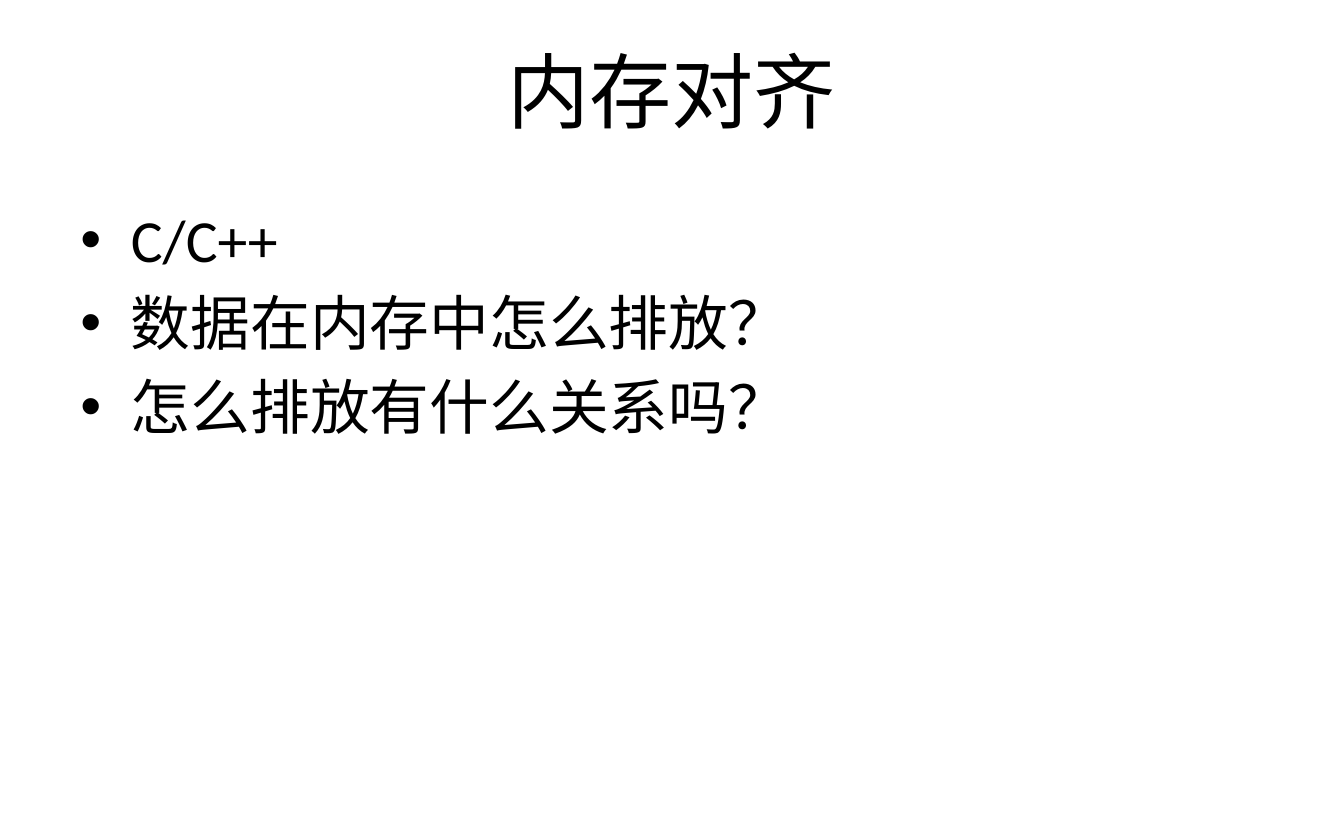
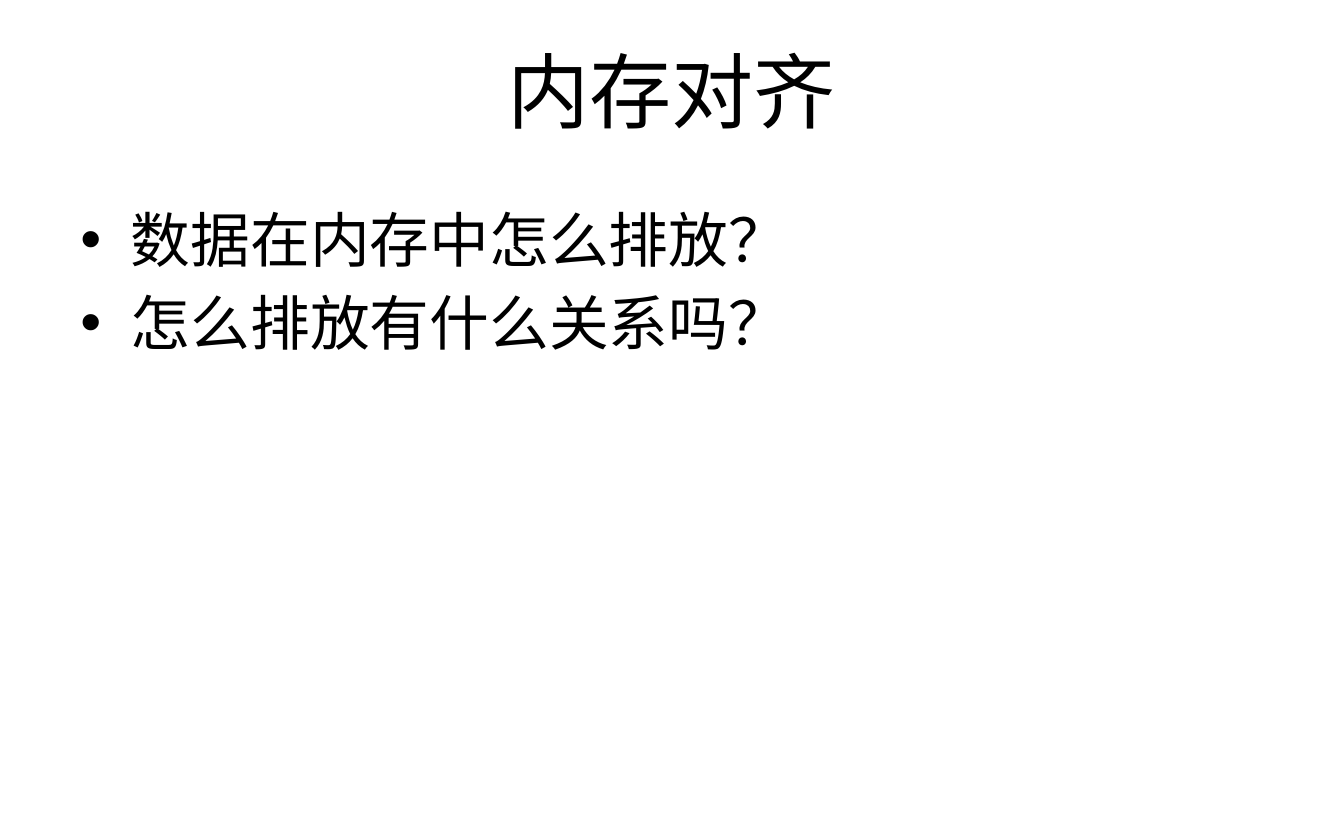
Before and after one commit to zuoshenghuang/curriculum, a slide deck: slide 3 of programming/2018/ch_4_memory.pptx. Drawn at 1344x840 pixels with LibreOffice and Linux fonts; fonts in the diff are those of the drawing; background and template pictures are left out. Boxes give left, top, right and bottom in pixels: in the first picture for what was removed or moved away, otherwise in the second. Text is boxed around its words. In the diff, an @@ line names an element or a change of style, - is before the commit and + after.

```diff
--- a/programming/2018/ch_4_memory.pptx
+++ b/programming/2018/ch_4_memory.pptx
@@ text at [131,220,278,265]: paragraph removed @@
-• C/C++
```
Also in this commit, not shown: 2 other slides changed, 2 other files.
